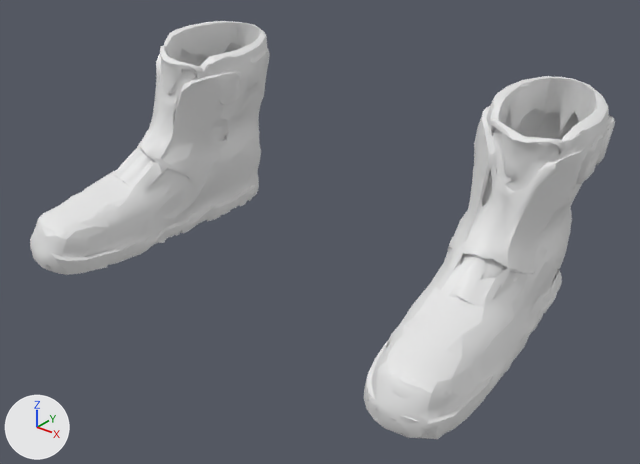
An edit to the glTF model output/registered/shoes_registered.glb, drawn before and after from the same camera.
One viewpoint serves both versions: a 50 mm lens placed at (0.252, -0.32, -0.264), pointed at (0.016, -0.025, -0.447). The lights are fixed; the arrows at lower left show +X, +Y and +Z. The picture after the commit comes second. Where no turn or scale is listed for an object, it has been applied to the vertices. Vertices at exactly the same position are counted once.

In view in the first picture: 'RBX_LC_shoes'.
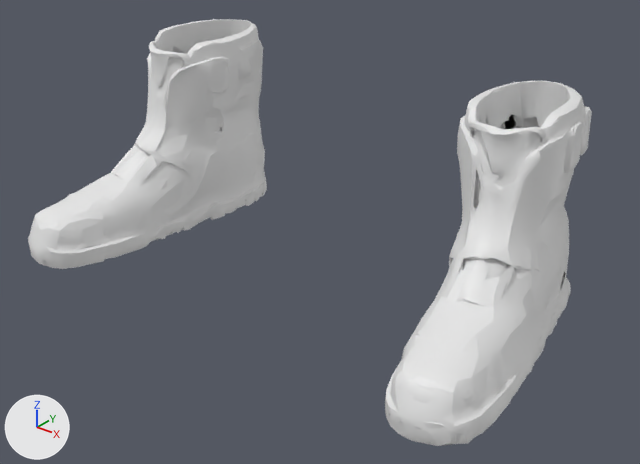
What differs and where, as boxes (x1, y1, x2, y2) in the pictures (640 x 464 px; the box of a moved part takes in the faces that stretch with it):
'RBX_LC_shoes', reshaped: before (30, 21, 615, 439); after (28, 19, 592, 446)
part 1 of me_rbx_lc_shoes, moved or reshaped: before (30, 21, 270, 275); after (28, 19, 267, 269)
part 2 of me_rbx_lc_shoes, moved or reshaped: before (364, 76, 615, 439); after (385, 81, 592, 446)

Edits to the bpy script that builds the scene:
```text
Change me_rbx_lc_shoes:
    used by ob_rbx_lc_shoes; location = (0.0, 0.0, 0.0)
    remove me_rbx_lc_shoes.from_pydata(...)  # 7825 vertices, 17274 faces; spans x -0.128..0.131, y -0.099..0.05, z -0.48..-0.371
    add me_rbx_lc_shoes.from_pydata(...)  # 7825 vertices, 17274 faces; spans x -0.131..0.134, y -0.097..0.052, z -0.479..-0.374
    me_rbx_lc_shoes part 1: the loose piece of 4142 vertices spanning x -0.128..-0.06, y -0.099..0.049, z -0.48..-0.372 is multiplied about its middle by the matrix ((0.995, 0.072, -0.16), (-0.067, 1.007, 0.038), (0.162, -0.027, 0.997)), then moved by (-0.007, 0.003, 0.0)
    me_rbx_lc_shoes part 2: the loose piece of 3679 vertices spanning x 0.072..0.131, y -0.096..0.05, z -0.479..-0.371 is multiplied about its middle by the matrix ((0.998, -0.052, -0.202), (0.059, 1.018, 0.03), (0.2, -0.041, 0.999)), then moved by (-0.002, 0.002, -0.003)
    other edits to the shape of me_rbx_lc_shoes do not show in these pictures
```
